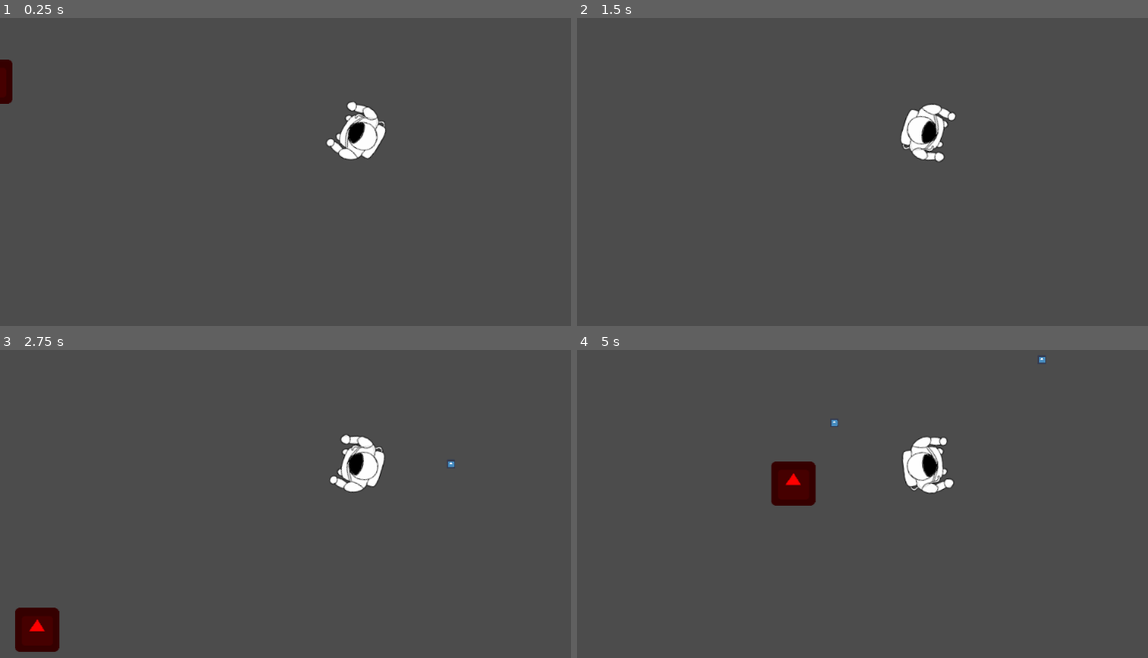
Above: before the commit, frames 1-4 (two rows, left to right).
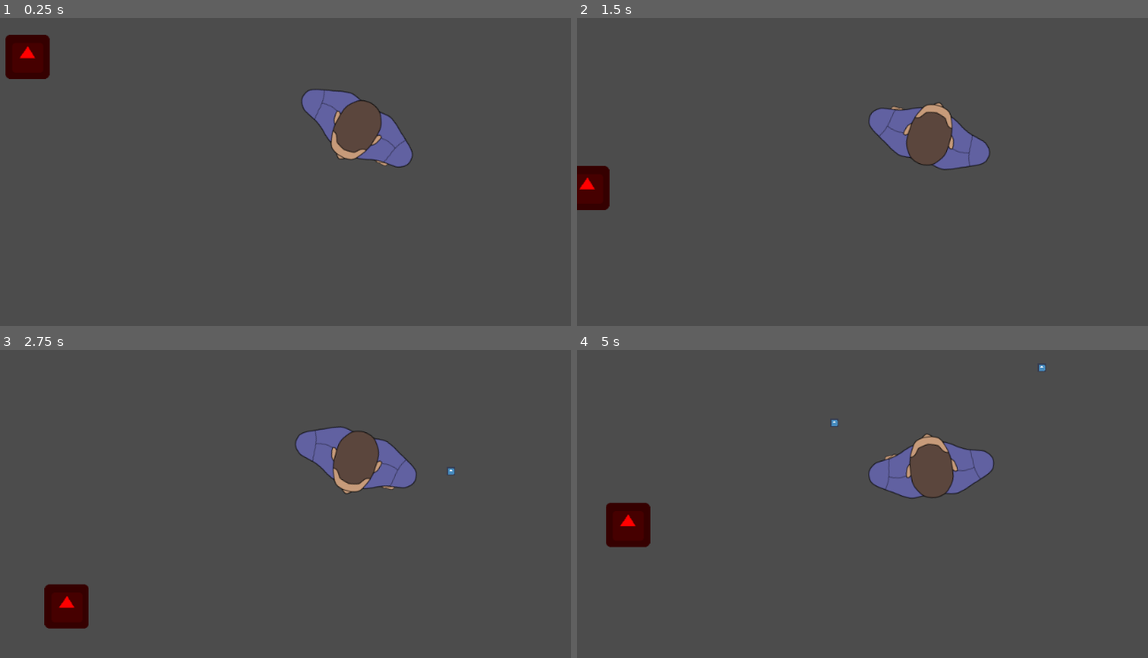
Above: after the commit, the same moments.

Repository: Tretjak/Projekt-vt21
Game: Godot game, scene res://Enemy/Level/Collision.tscn
Same seed, same stepped clock (60 frames per second), same inputs: the game is played once before the commit and once after it. This scene is started directly instead of the project's main scene. The engine's default icon, where the game draws it, is replaced by a stand-in: a white triangle on a blue panel in a dark square.
Inputs (mouse positions are in pixels of both pictures, inside the frame that each line leads up to):
- Up to frame 1 (0.25 s): no input
- Up to frame 2 (1.5 s): tap Enter (ui_accept) at 0.5, 0.77 s; move the mouse to (896, 215) at 0.52 s; hold Up (ui_up) from 0.53 s (still down); move the mouse to (1142, 193) at 1.27 s
- Up to frame 3 (2.75 s): tap Enter (ui_accept) at 1.52 s; move the mouse to (142, 402) at 2.02 s; release Up (ui_up) at 2.03 s; hold Left (ui_left) from 2.03 s (still down)
- Up to frame 4 (5 s): move the mouse to (965, 463) at 2.77 s; tap Enter (ui_accept) at 3.02, 3.77, 4.52 s; move the mouse to (822, 359) at 3.52 s; release Left (ui_left) at 3.53 s; hold Down (ui_down) 3.53-4.28 s; move the mouse to (1085, 442) at 4.27 s; hold Right (ui_right) from 4.28 s (still down)

The runs differ from the first frame. In frame 1, 4.1% of the frame differs, in the area x 0-73%, y 5-49%; in frame 2, 3.6%; in frame 3, 4.7%; in frame 4, 5.1%, in the area x 5-83%, y 2-65%.

Commit message:
Animation

Diff:
--- /dev/null
+++ b/Projekt vt21/Animation/Charachter.tscn
@@ -0,0 +1,53 @@
+[gd_scene load_steps=8 format=2]
+
+[ext_resource path="res://Animation/Assets/Player/character head 192.png" type="Texture" id=1]
+[ext_resource path="res://Animation/Assets/Player/body 0.0 192.png" type="Texture" id=2]
+[ext_resource path="res://Animation/Assets/Player/rightfoot.png" type="Texture" id=3]
+[ext_resource path="res://Animation/Assets/Player/leftfoot.png" type="Texture" id=4]
+[ext_resource path="res://Animation/Assets/Player/righthand.png" type="Texture" id=5]
+[ext_resource path="res://Animation/Assets/Player/lefthand.png" type="Texture" id=6]
+[ext_resource path="res://Animation/Charanim.tres" type="Animation" id=7]
+
+[node name="Charachter" type="Node2D"]
+
+[node name="Head" type="Sprite" parent="."]
+z_index = 1
+texture = ExtResource( 1 )
+
+[node name="RightFoot" type="Sprite" parent="."]
+show_behind_parent = true
+position = Vector2( 19, 0 )
+z_index = -2
+texture = ExtResource( 3 )
+offset = Vector2( 0, -8.10534 )
+
+[node name="LeftFoot" type="Sprite" parent="."]
+show_behind_parent = true
+position = Vector2( -20, 0 )
+z_index = -2
+texture = ExtResource( 4 )
+offset = Vector2( 0, 6.75445 )
+
+[node name="Torso" type="Sprite" parent="."]
+rotation = 0.0235775
+texture = ExtResource( 2 )
+region_rect = Rect2( 192, 192, 192, 192 )
+
+[node name="LeftHand" type="Sprite" parent="Torso"]
+show_behind_parent = true
+position = Vector2( -59, 0 )
+z_index = -1
+texture = ExtResource( 6 )
+offset = Vector2( 0, -4.05267 )
+
+[node name="RightHand" type="Sprite" parent="Torso"]
+show_behind_parent = true
+position = Vector2( 58, 0 )
+z_index = -1
+texture = ExtResource( 5 )
+offset = Vector2( 0, 4.05267 )
+
+[node name="AnimationPlayer" type="AnimationPlayer" parent="."]
+root_node = NodePath("../Torso")
+method_call_mode = 1
+"anims/Ny Anim" = ExtResource( 7 )
--- /dev/null
+++ b/Projekt vt21/Animation/Charanim.tres
@@ -0,0 +1,66 @@
+[gd_resource type="Animation" format=2]
+
+[resource]
+resource_name = "Ny Anim"
+length = 2.0
+loop = true
+tracks/0/type = "value"
+tracks/0/path = NodePath(".:rotation_degrees")
+tracks/0/interp = 1
+tracks/0/loop_wrap = true
+tracks/0/imported = false
+tracks/0/enabled = true
+tracks/0/keys = {
+"times": PoolRealArray( 0, 0.5, 1, 1.5, 2 ),
+"transitions": PoolRealArray( 1, 1, 1, 1, 1 ),
+"update": 0,
+"values": [ 0.0, 4.0, 0.0, -4.0, 0.0 ]
+}
+tracks/1/type = "value"
+tracks/1/path = NodePath("../RightFoot:offset")
+tracks/1/interp = 1
+tracks/1/loop_wrap = true
+tracks/1/imported = false
+tracks/1/enabled = true
+tracks/1/keys = {
+"times": PoolRealArray( 0, 0.5, 1, 1.5, 2 ),
+"transitions": PoolRealArray( 1, 1, 1, 1, 1 ),
+"update": 0,
+"values": [ Vector2( 0, 0 ), Vector2( 0, -24 ), Vector2( 0, 0 ), Vector2( 0, 20 ), Vector2( 0, 0 ) ]
+}
+tracks/2/type = "value"
+tracks/2/path = NodePath("../LeftFoot:offset")
+tracks/2/interp = 1
+tracks/2/loop_wrap = true
+tracks/2/imported = false
+tracks/2/enabled = true
+tracks/2/keys = {
+"times": PoolRealArray( 0, 0.5, 1, 1.5, 2 ),
+"transitions": PoolRealArray( 1, 1, 1, 1, 1 ),
+"update": 0,
+"values": [ Vector2( 0, 0 ), Vector2( 0, 20 ), Vector2( 0, 0 ), Vector2( 0, -24 ), Vector2( 0, 0 ) ]
+}
+tracks/3/type = "value"
+tracks/3/path = NodePath("LeftHand:offset")
+tracks/3/interp = 1
+tracks/3/loop_wrap = true
+tracks/3/imported = false
+tracks/3/enabled = true
+tracks/3/keys = {
+"times": PoolRealArray( 0, 0.5, 1, 1.5, 2 ),
+"transitions": PoolRealArray( 1, 1, 1, 1, 1 ),
+"update": 0,
+"values": [ Vector2( 0, 0 ), Vector2( 0, -12 ), Vector2( 0, 0 ), Vector2( 0, 12 ), Vector2( 0, 0 ) ]
+}
+tracks/4/type = "value"
+tracks/4/path = NodePath("RightHand:offset")
+tracks/4/interp = 1
+tracks/4/loop_wrap = true
+tracks/4/imported = false
+tracks/4/enabled = true
+tracks/4/keys = {
+"times": PoolRealArray( 0, 0.5, 1, 1.5, 2 ),
+"transitions": PoolRealArray( 1, 1, 1, 1, 1 ),
+"update": 0,
+"values": [ Vector2( 0, 0 ), Vector2( 0, 12 ), Vector2( 0, 0 ), Vector2( 0, -12 ), Vector2( 0, 0 ) ]
+}
--- a/Projekt vt21/Enemy/Enemy.gd
+++ b/Projekt vt21/Enemy/Enemy.gd
@@ -1,6 +1,6 @@
 extends KinematicBody2D
 
-const MOVE_SPEED = 100
+const MOVE_SPEED = 25
 
 onready var nav_2d: Navigation2D = get_node("../../Navigation2D")
 
@@ -11,6 +11,7 @@
 var state = 0
 var hunt = 0
 var velocity = Vector2()
+var target_list = [0]
 #0 = stop, 1 = right, 2 = left, 3 = up, 4 = down
 
 func _physics_process(delta):
@@ -53,10 +54,12 @@
 		print("Entered:")
 		print(body)
 		hunt = 1
+		target_list = +1
 	elif body.name == "StaticBody2D" and body != self:
 		print("Entered:")
 		print(body)
 		hunt = 2
+		target_list = +1
 	pass # Replace with function body.
 
 func _on_Area2D_body_exited(body):
@@ -64,8 +67,10 @@
 		print("Exit:")
 		print(body)
 		hunt = 0
+		target_list = -1
 	elif body.name == "StaticBody2D" and body != self:
 		print("Exit:")
 		print(body)
 		hunt = 0
+		target_list = -1
 	pass # Replace with function body.
--- a/Projekt vt21/Enemy/Level/Collision.tscn
+++ b/Projekt vt21/Enemy/Level/Collision.tscn
@@ -1,13 +1,7 @@
-[gd_scene load_steps=5 format=2]
+[gd_scene load_steps=3 format=2]
 
 [ext_resource path="res://Enemy/Enemy.tscn" type="PackedScene" id=1]
 [ext_resource path="res://Player.tscn" type="PackedScene" id=3]
-
-[sub_resource type="RectangleShape2D" id=1]
-extents = Vector2( 8.57837, 311.124 )
-
-[sub_resource type="RectangleShape2D" id=2]
-extents = Vector2( 515.006, 10 )
 
 [node name="Collision" type="Node2D"]
 
@@ -16,39 +10,3 @@
 
 [node name="Player" parent="." instance=ExtResource( 3 )]
 position = Vector2( 636.369, 298.686 )
-
-[node name="StaticBody2D" type="StaticBody2D" parent="."]
-position = Vector2( 6.10352e-05, 299.661 )
-__meta__ = {
-"_edit_group_": true
-}
-
-[node name="CollisionShape2D" type="CollisionShape2D" parent="StaticBody2D"]
-shape = SubResource( 1 )
-
-[node name="StaticBody2D2" type="StaticBody2D" parent="."]
-position = Vector2( 1023.34, 298.163 )
-__meta__ = {
-"_edit_group_": true
-}
-
-[node name="CollisionShape2D" type="CollisionShape2D" parent="StaticBody2D2"]
-shape = SubResource( 1 )
-
-[node name="StaticBody2D3" type="StaticBody2D" parent="."]
-position = Vector2( 506.428, -2.99661 )
-__meta__ = {
-"_edit_group_": true
-}
-
-[node name="CollisionShape2D" type="CollisionShape2D" parent="StaticBody2D3"]
-shape = SubResource( 2 )
-
-[node name="StaticBody2D4" type="StaticBody2D" parent="."]
-position = Vector2( 513.919, 599.323 )
-__meta__ = {
-"_edit_group_": true
-}
-
-[node name="CollisionShape2D" type="CollisionShape2D" parent="StaticBody2D4"]
-shape = SubResource( 2 )
--- a/Projekt vt21/Player.tscn
+++ b/Projekt vt21/Player.tscn
@@ -1,6 +1,6 @@
 [gd_scene load_steps=4 format=2]
 
-[ext_resource path="res://Assets/Grafik/char-jenny.png" type="Texture" id=1]
+[ext_resource path="res://Animation/Charachter.tscn" type="PackedScene" id=1]
 [ext_resource path="res://Player.gd" type="Script" id=2]
 
 [sub_resource type="RectangleShape2D" id=1]
@@ -18,9 +18,7 @@
 "_edit_group_": true
 }
 
-[node name="Sprite" type="Sprite" parent="KinematicBody2D"]
-rotation = 4.71239
-texture = ExtResource( 1 )
+[node name="Charachter" parent="KinematicBody2D" instance=ExtResource( 1 )]
 
 [node name="CollisionShape2D" type="CollisionShape2D" parent="KinematicBody2D"]
 rotation = 4.71239
Binary file added: Projekt vt21/Animation/Assets/Player/body 0.0 192.png
Not shown, added: Projekt vt21/Animation/Assets/Player/body 0.0 192.png.import
Binary file added: Projekt vt21/Animation/Assets/Player/body_and_head_sprite_sheet_192.png
Not shown, added: Projekt vt21/Animation/Assets/Player/body_and_head_sprite_sheet_192.png.import
Binary file added: Projekt vt21/Animation/Assets/Player/character head 192.png
Not shown, added: Projekt vt21/Animation/Assets/Player/character head 192.png.import
Binary file added: Projekt vt21/Animation/Assets/Player/feet ani start 192.png
Not shown, added: Projekt vt21/Animation/Assets/Player/feet ani start 192.png.import
Binary file added: Projekt vt21/Animation/Assets/Player/feet_animation_sprite_sheet.png
Not shown, added: Projekt vt21/Animation/Assets/Player/feet_animation_sprite_sheet.png.import
Binary file added: Projekt vt21/Animation/Assets/Player/hands start 192.png
Not shown, added: Projekt vt21/Animation/Assets/Player/hands start 192.png.import
(and 8 more such lines)
